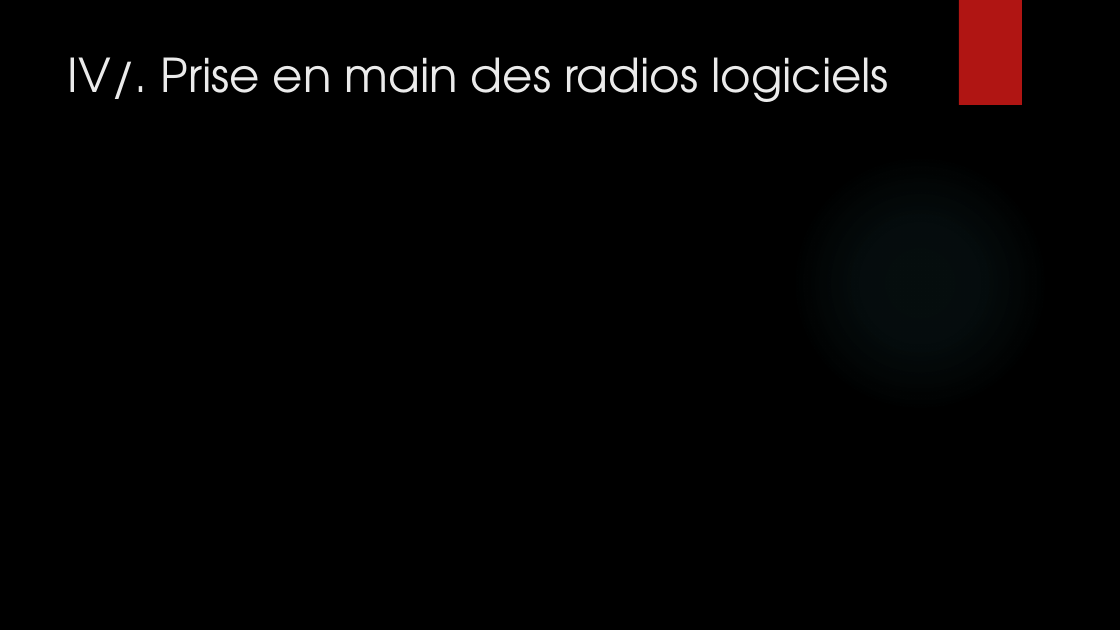
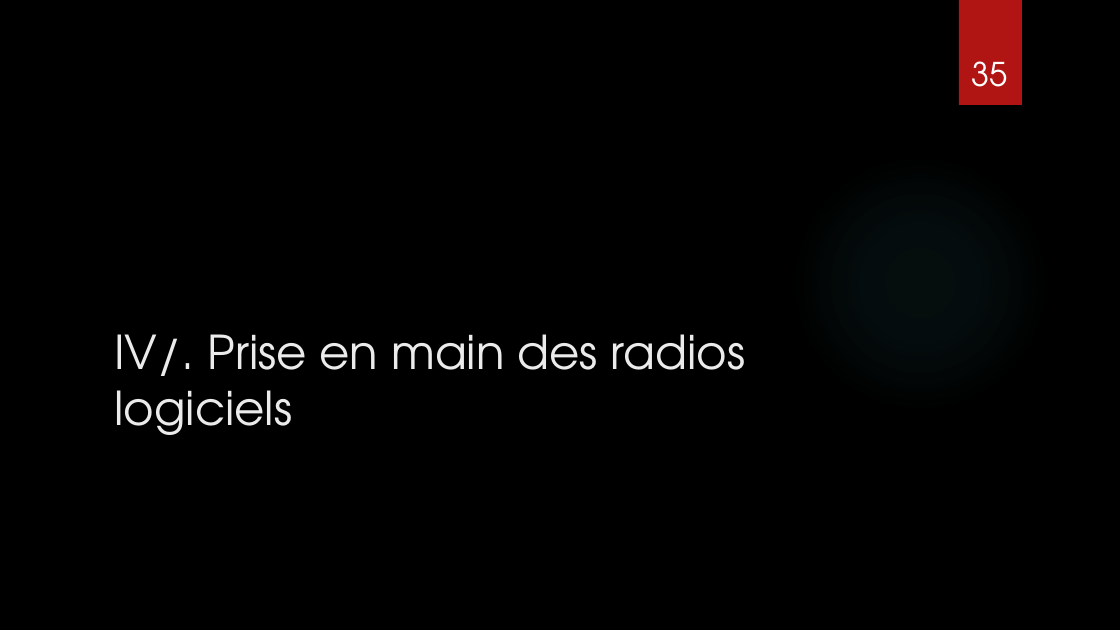
Before and after one commit to eponta/projet_th_S8, a slide deck: slide 35 of Présentation_final.pptx (slide 27 before the commit). Drawn at 1120x630 pixels with LibreOffice and Linux fonts; fonts in the diff are those of the drawing; background and template pictures are left out. Boxes give left, top, right and bottom in pixels: in the first picture for what was removed or moved away, otherwise in the second. Text is boxed around its words. In the diff, an @@ line names an element or a change of style, - is before the commit and + after.

```diff
--- a/Présentation_final.pptx
+++ b/Présentation_final.pptx
@@ page number added at (x1=971, y1=61, x2=1007, y2=87), 28 pt, text #FFFFFF @@
+35
@@ title "IV/. Prise en main des ..." moved from (x1=68, y1=57, x2=889, y2=102) to (x1=114, y1=334, x2=745, y2=435) @@
@@ title "IV/. Prise en main des ..." at (x1=114, y1=334, x2=745, y2=435): vertical alignment top to bottom @@
```
Also in this commit, not shown: 22 other slides changed, 15 slides added, 6 slides removed, 5 other files.
